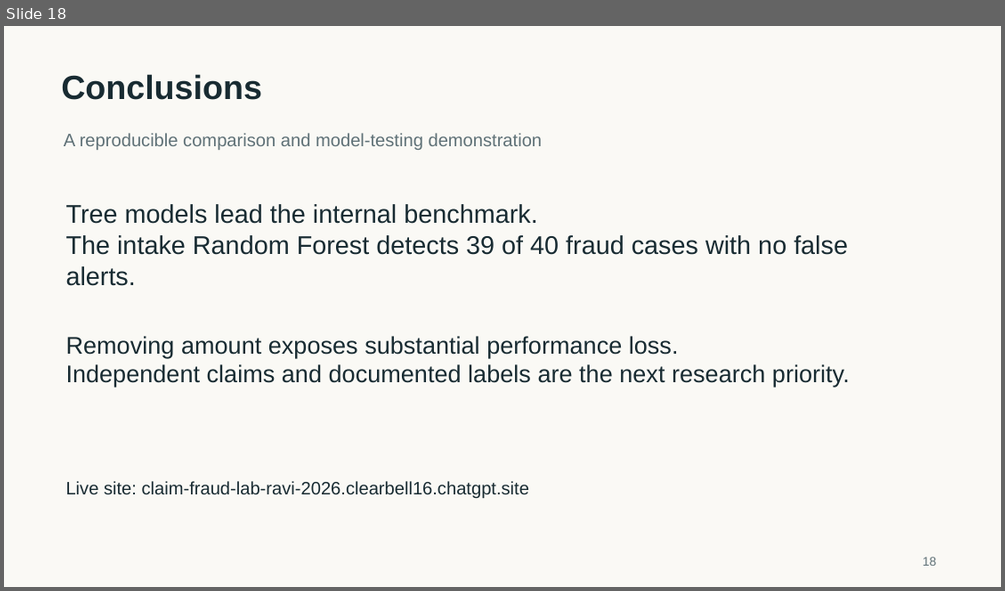
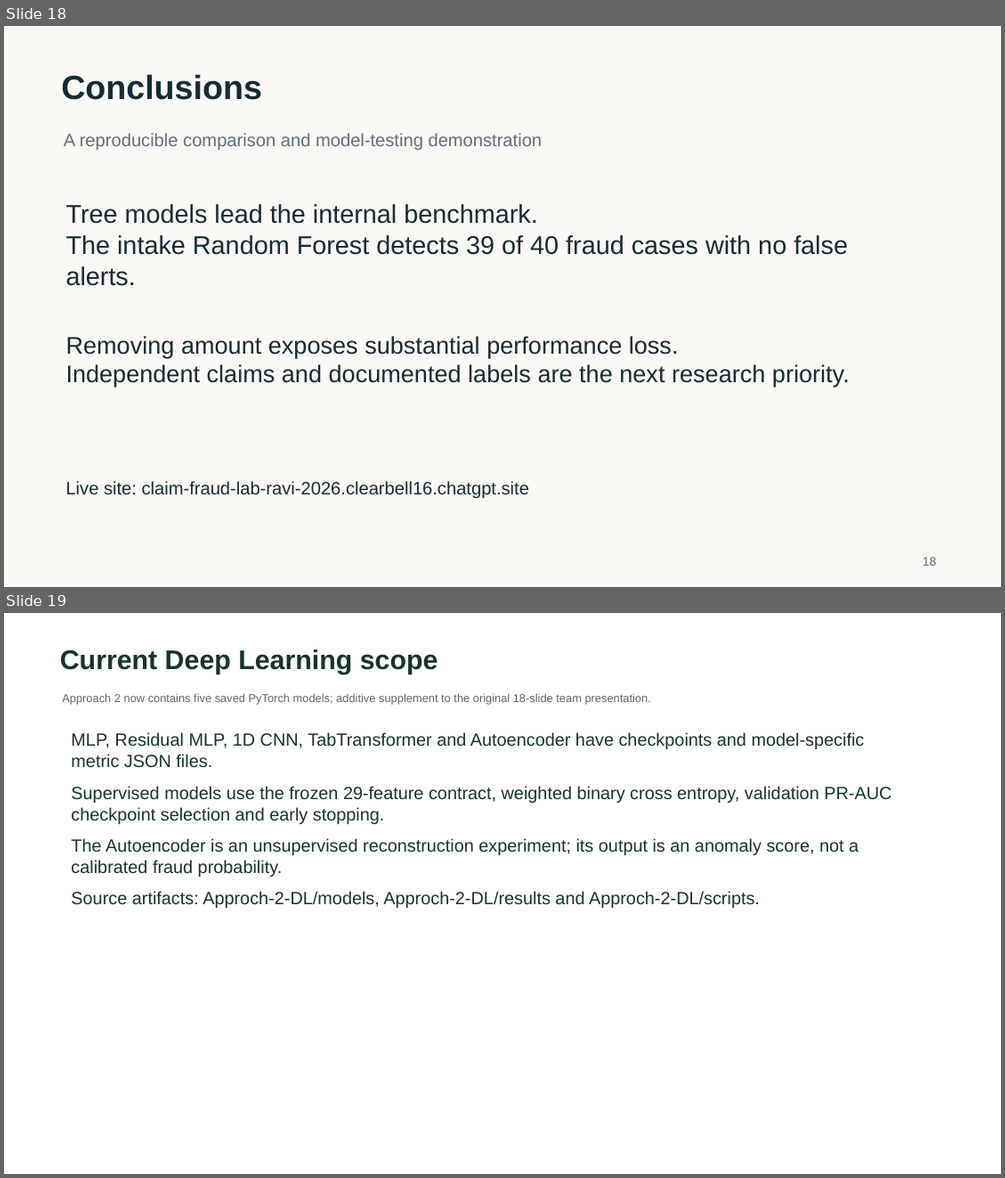
Before and after one commit to Ganesh172919/mini-project, a slide deck: submission/deliverables/Presentation.pptx. Shown one above the other, each under a label of ours: slide 18 before the commit, slides 18 and 19 after it. The pictures are 1005x591 and 1005x1178 pixels, drawn with LibreOffice and Linux fonts; fonts in the diff are those of the drawing. Boxes give left, top, right and bottom in pixels: in the first picture for what was removed or moved away, otherwise in the second. Text is boxed around its words. In the diff, an @@ line names an element or a change of style, - is before the commit and + after.

```diff
--- a/submission/deliverables/Presentation.pptx
+++ b/submission/deliverables/Presentation.pptx
@@ slide 19 added at [4, 613, 1001, 1174], background #FFFFFF @@
@@ text added at [60, 649, 438, 674], 26 pt, text #16342B, bold @@
+Current Deep Learning scope
@@ text added at [62, 693, 651, 705], 11 pt, text #5A6961 @@
+Approach 2 now contains five saved PyTorch models; additive supplement to the original 18-slide team presentation.
@@ text added at [71, 732, 891, 908], 17 pt, text #16342B @@
+MLP, Residual MLP, 1D CNN, TabTransformer and Autoencoder have checkpoints and model-specific metric JSON files.
+Supervised models use the frozen 29-feature contract, weighted binary cross entropy, validation PR-AUC checkpoint selection and early stopping.
+The Autoencoder is an unsupervised reconstruction experiment; its output is an anomaly score, not a calibrated fraud probability.
+Source artifacts: Approch-2-DL/models, Approch-2-DL/results and Approch-2-DL/scripts.
```
Also in this commit, not shown: 5 other slides added, 11 other files.
